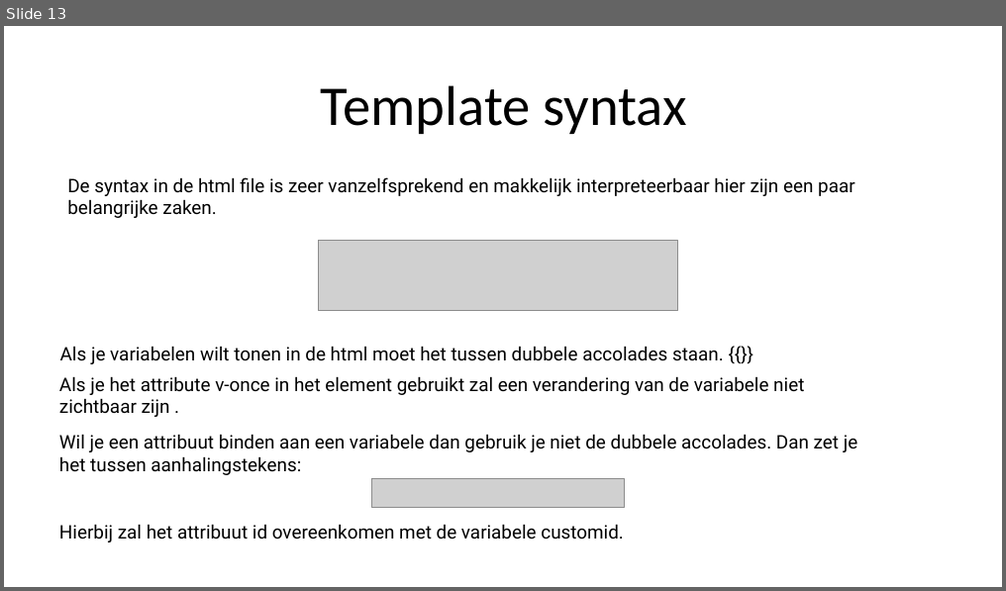
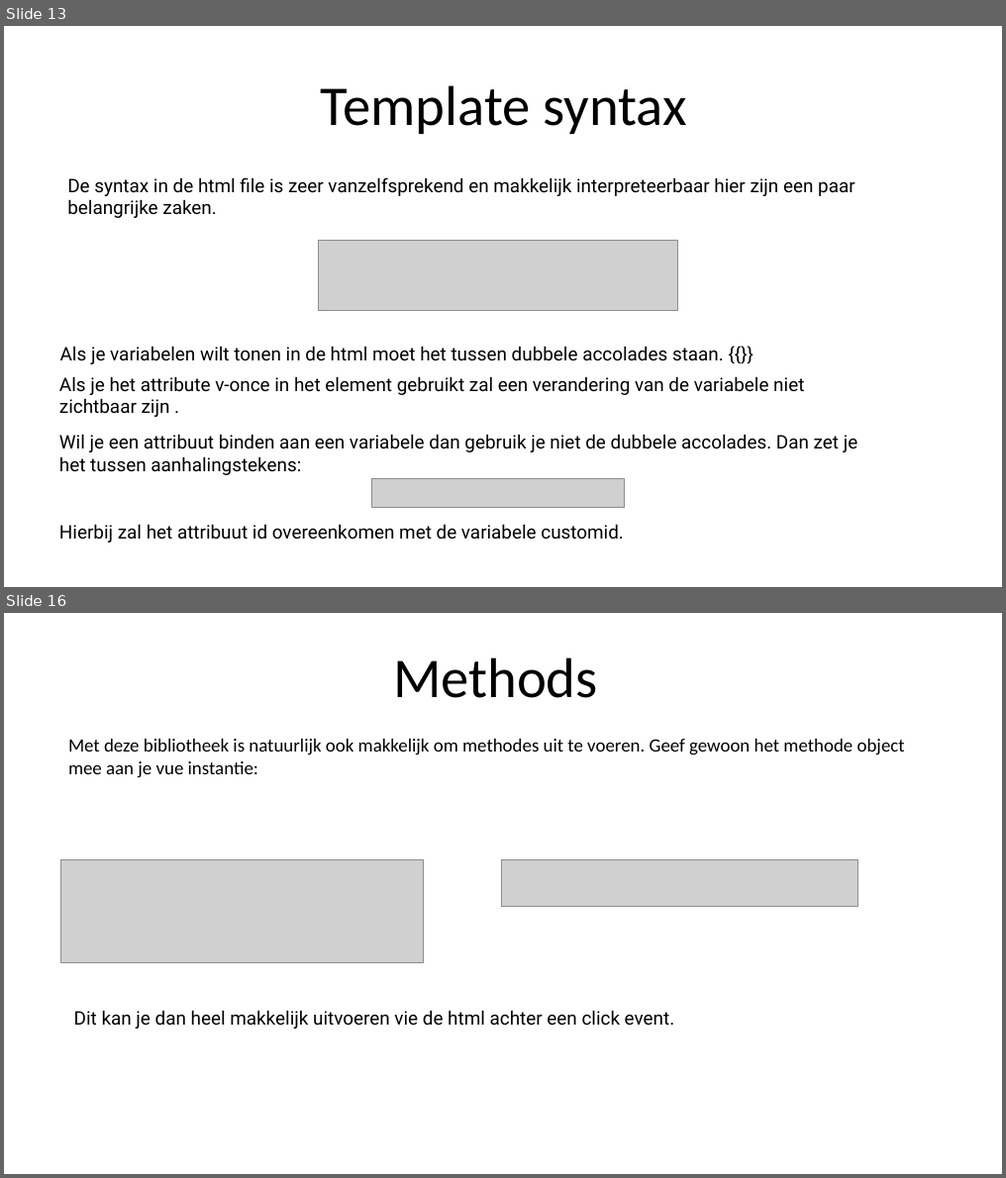
Before and after one commit to sepperenty/web-research-3, a slide deck: newTech/slideshow.pptx. Shown one above the other, each under a label of ours: slide 13 before the commit, slides 13 and 16 after it; the slides between them are not shown. The pictures are 1006x591 and 1006x1178 pixels, drawn with LibreOffice and Linux fonts; fonts in the diff are those of the drawing; grey boxes stand for pictures. Boxes give left, top, right and bottom in pixels: in the first picture for what was removed or moved away, otherwise in the second. Text is boxed around its words. In the diff, an @@ line names an element or a change of style, - is before the commit and + after.

```diff
--- a/newTech/slideshow.pptx
+++ b/newTech/slideshow.pptx
@@ slide 16 added at [4, 613, 1002, 1174], background #FFFFFF @@
@@ text added at [393, 658, 598, 698], 54 pt, text #000000 @@
+Methods
@@ text added at [68, 739, 905, 778], 18 pt, text #000000 @@
+Met deze bibliotheek is natuurlijk ook makkelijk om methodes uit te voeren. Geef gewoon het methode object mee aan je vue instantie:
@@ picture added at [60, 861, 423, 963] @@
@@ picture added at [502, 861, 857, 906] @@
@@ text added at [74, 1010, 675, 1029], 18 pt, text #000000 @@
+Dit kan je dan heel makkelijk uitvoeren vie de html achter een click event.
```
Also in this commit, not shown: 1 slide changed, 11 other slides added, 1 slide removed, 15 other files.
